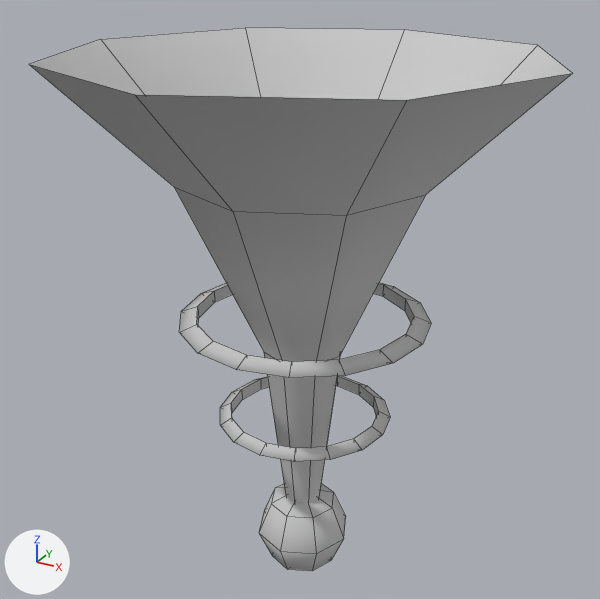
Renders of the FBX model Assets/Models/Floater.fbx from each side of a commit.
One viewpoint serves both versions: a 50 mm camera at (5.84, -10.74, 6.09) aimed at (-0.18, 0.21, 0.62). The lights are fixed; the arrows at lower left show +X, +Y and +Z. Mesh edges are drawn as thin lines. Where no turn or scale is listed for an object, it has been applied to the vertices.

Before the edit, the objects in view are built like this:
```python
me_mesh = bpy.data.meshes.new('Mesh')
me_mesh.from_pydata(...)  # 154 vertices, 152 faces; spans x -3.74..3.74, y -3.74..3.74, z -4.54..4.54
me_mesh.materials.append(mat_material__25)  # light grey #cacaca
ob_floater = bpy.data.objects.new('Floater', me_mesh)
ob_floater.location = (0.0, 0.0, 0.0)
```
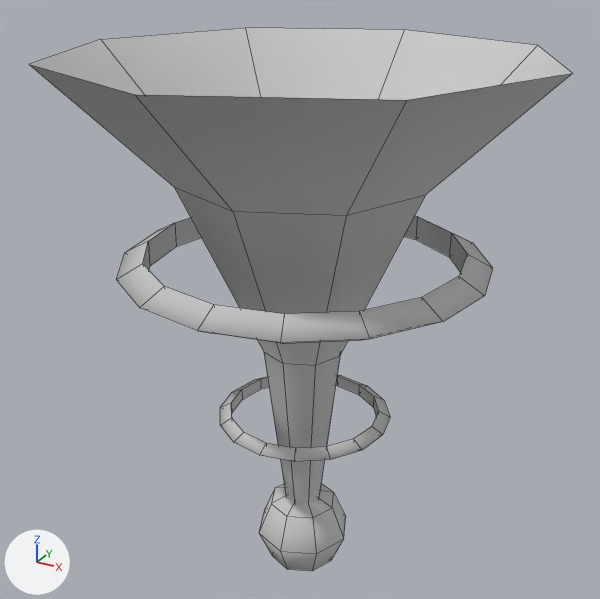
What changed in the scene script:
```text
Change me_mesh:
    where me_mesh.from_pydata(...)  # 154 vertices, 152 faces; spans x -3.74..3.74, y -3.74..3.74, z -4.54..4.54
    used by ob_floater; location = (0.0, 0.0, 0.0)
    me_mesh part 1: the loose piece of 48 vertices spanning x -2.04..2.03, y -1.99..2.08, z 0.3..0.52 is scaled about its middle by (1.43, 1.43, 2), then moved by (0.0, 0.0, 0.99)
```

What differs and where, as boxes [x1, y1, x2, y2] in the pictures (600 x 599 px; the box of a moved part takes in the faces that stretch with it):
part 1 of me_mesh, moved or reshaped: before [179, 282, 431, 378]; after [117, 216, 493, 344]
